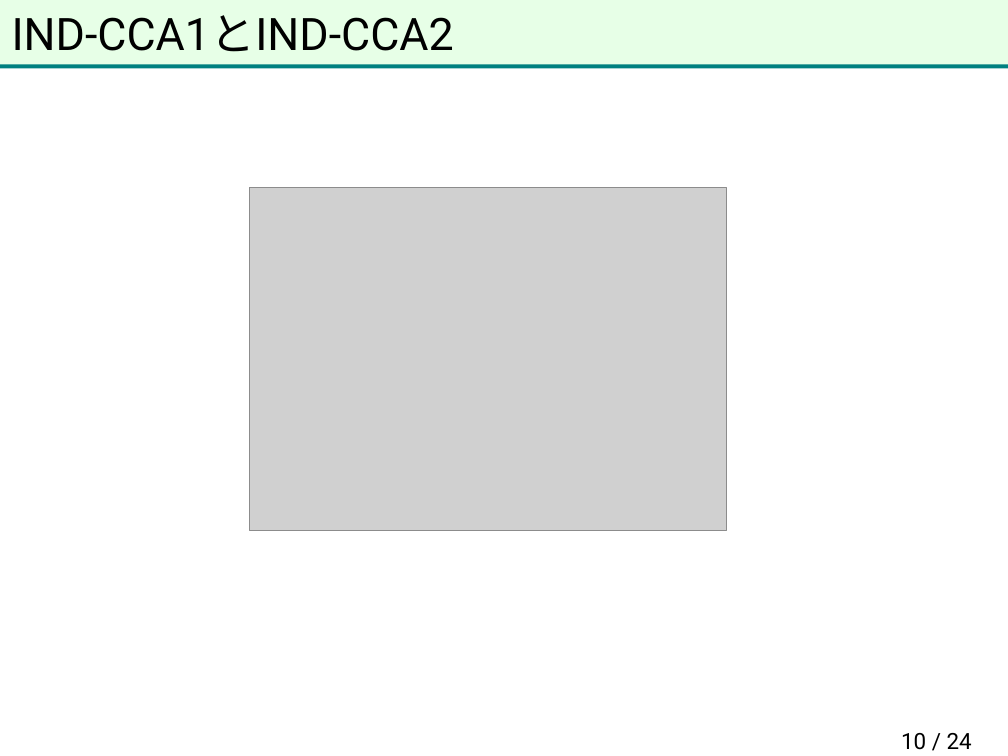
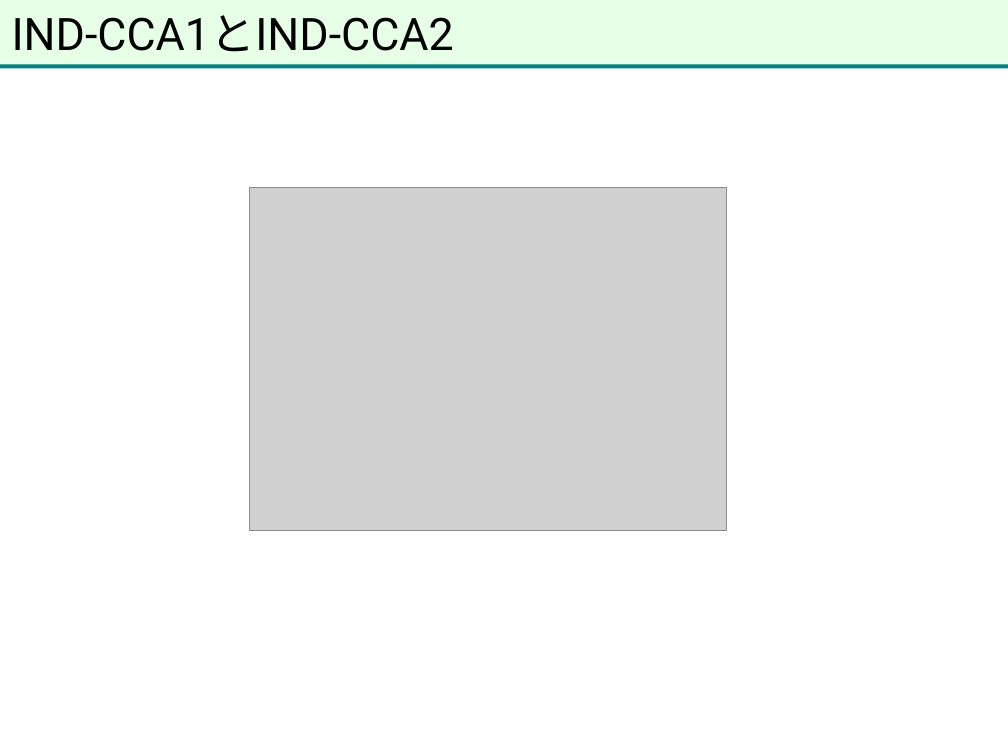
Before and after one commit to herumi/anninbon, a slide deck: slide 11 of lec/anninbon13.pptx (slide 10 before the commit). Drawn at 1008x756 pixels with LibreOffice and Linux fonts; fonts in the diff are those of the drawing; grey boxes stand for pictures; background and template pictures are left out. Boxes give left, top, right and bottom in pixels: in the first picture for what was removed or moved away, otherwise in the second. Text is boxed around its words. In the diff, an @@ line names an element or a change of style, - is before the commit and + after.

Commit message:
add zkp

```diff
--- a/lec/anninbon13.pptx
+++ b/lec/anninbon13.pptx
@@ page number removed at (901,733,972,750) @@
-10 / 24
```
Also in this commit, not shown: 9 other slides changed, 8 slides added.
